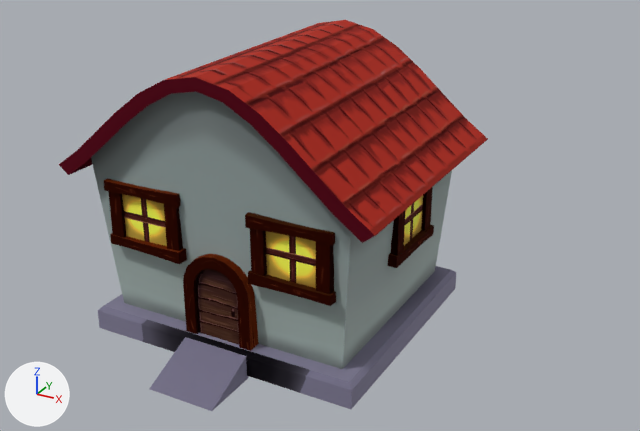
Before and after pictures for a commit that changed the glTF model scenes/levels/assets/src/house.gltf.
Camera for both pictures: a 50 mm lens placed at (6.4, -10.11, 6.95), pointed at (0.7, 0.25, 1.77). The lights are fixed; the arrows at lower left show +X, +Y and +Z. Objects named as collision shapes, trigger or cutter boxes, shadow casters or lower levels of detail are left out. Where no turn or scale is listed for an object, it has been applied to the vertices. Vertices at the same position are counted once.

Names of what the first picture shows: 'DoorMesh', 'HouseMesh'.
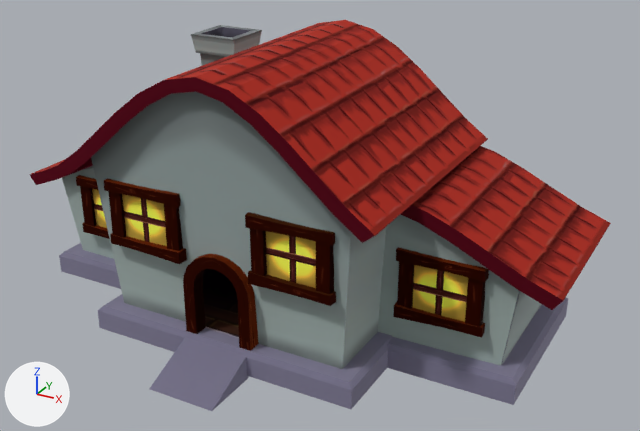
Where the change shows, as pixel boxes (x1, y1, x2, y2) in the pictures (640 x 431 px):
'HouseMesh', reshaped (36% wider): before (59, 20, 488, 411); after (29, 20, 611, 411)
'DoorMesh', deleted (brown): before (197, 269, 239, 344)
part 1 of me_housemesh_001, added: after (76, 175, 98, 190)
part 2 of me_housemesh_001, added: after (82, 223, 110, 239)
part 3 of me_housemesh_001, added (black): after (80, 186, 96, 233)
part 4 of me_housemesh_001, added: after (92, 189, 107, 228)
part 5 of me_housemesh_001, added (black): after (396, 247, 489, 282)
part 6 of me_housemesh_001, added (black): after (393, 302, 485, 338)
part 7 of me_housemesh_001, added (yellow): after (412, 265, 468, 322)
part 8 of me_housemesh_001, added: after (29, 25, 611, 405)
part 9 of me_housemesh_001, surface changed (black to blue): (139, 318, 393, 394) in both

The change, as a list of edits to the scene's bpy script:
```text
Change me_housemesh_001:
    used by ob_housemesh; location = (0.0, 0.0, 0.0)
    remove me_housemesh_001.from_pydata(...)  # 393 vertices, 485 faces; spans x -2.46..2.46, y -2.35..2.35, z -0.07..4.17
    add me_housemesh_001.from_pydata(...)  # 653 vertices, 799 faces; spans x -4.44..4.43, y -2.35..2.35, z -0.07..4.17
    me_housemesh_001 part 1: the loose piece of 20 vertices spanning x -1.8..-0.54, y -1.47..-1.28, z 2.27..2.45 is copied, and the copy is moved by (-1.65, 1.12, -0.63); it spans x -3.45..-2.19, y -0.35..-0.16, z 1.64..1.82
    me_housemesh_001 part 2: the loose piece of 20 vertices spanning x -1.8..-0.54, y -1.48..-1.31, z 1.44..1.61 is copied, and the copy is moved by (-1.65, 1.12, -0.63); it spans x -3.45..-2.19, y -0.36..-0.19, z 0.8..0.98
    me_housemesh_001 part 3: the loose piece of 8 vertices spanning x -1.77..-1.55, y -1.43..-1.32, z 1.45..2.33 is copied, and the copy is moved by (-1.65, 1.12, -0.63); it spans x -3.41..-3.2, y -0.31..-0.2, z 0.81..1.7
    me_housemesh_001 part 4: the loose piece of 4 vertices spanning x -1.58..-0.76, y -1.37, z 1.47..2.32 is copied, and the copy is moved by (-1.65, 1.12, -0.63); it spans x -3.23..-2.41, y -0.25, z 0.83..1.68
    me_housemesh_001 part 5: the loose piece of 20 vertices spanning x 0.55..1.81, y -1.47..-1.28, z 1.4..1.58 is copied, and the copy is moved by (1.62, 1.12, 0.24); it spans x 2.17..3.43, y -0.35..-0.16, z 1.64..1.82
    me_housemesh_001 part 6: the loose piece of 20 vertices spanning x 0.55..1.81, y -1.48..-1.31, z 2.24..2.41 is copied, and the copy is moved by (1.62, 1.12, -1.43); it spans x 2.17..3.43, y -0.36..-0.19, z 0.8..0.98
    me_housemesh_001 part 7: the loose piece of 4 vertices spanning x 0.77..1.59, y -1.37, z 1.54..2.38 is copied, and the copy is moved by (1.62, 1.1, -0.7); it spans x 2.39..3.21, y -0.27, z 0.83..1.68
    me_housemesh_001 part 8
    124 vertices are added at x -4.44..4.43, y -0.4..2.25, z -0.01..3.96
    16 new vertices lie (0.0, 2.62, 0.0) away from vertices in x -4.44..4.43, y -0.38, z 1.5..2.57
    8 new vertices lie (0.0, 0.0, 0.88) away from vertices in x 2.21..3.4, y -0.31..-0.2, z 0.81..0.82
    8 new vertices lie (0.0, 0.0, 0.3) away from vertices in x -3.98..3.96, y -0.4..2.25, z -0.01
    186 new faces join them
    me_housemesh_001 part 9: 16 kept faces spanning x -2.14..2.14, y -1.51..2.25, z -0.01..0.36 get new texture (UV) coordinates
Remove ob_doormesh:
    ob_doormesh = bpy.data.objects.new('DoorMesh', me_doormesh_001)
    ob_doormesh.location = (-0.36, -1.44, 0.32)
```
